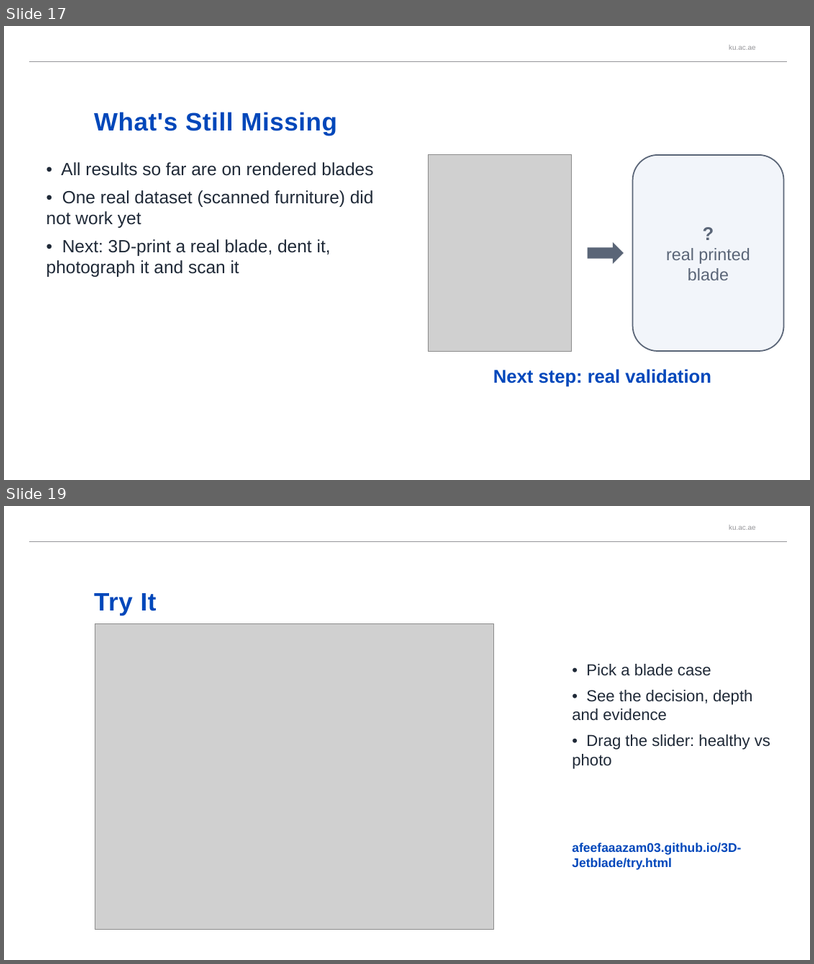
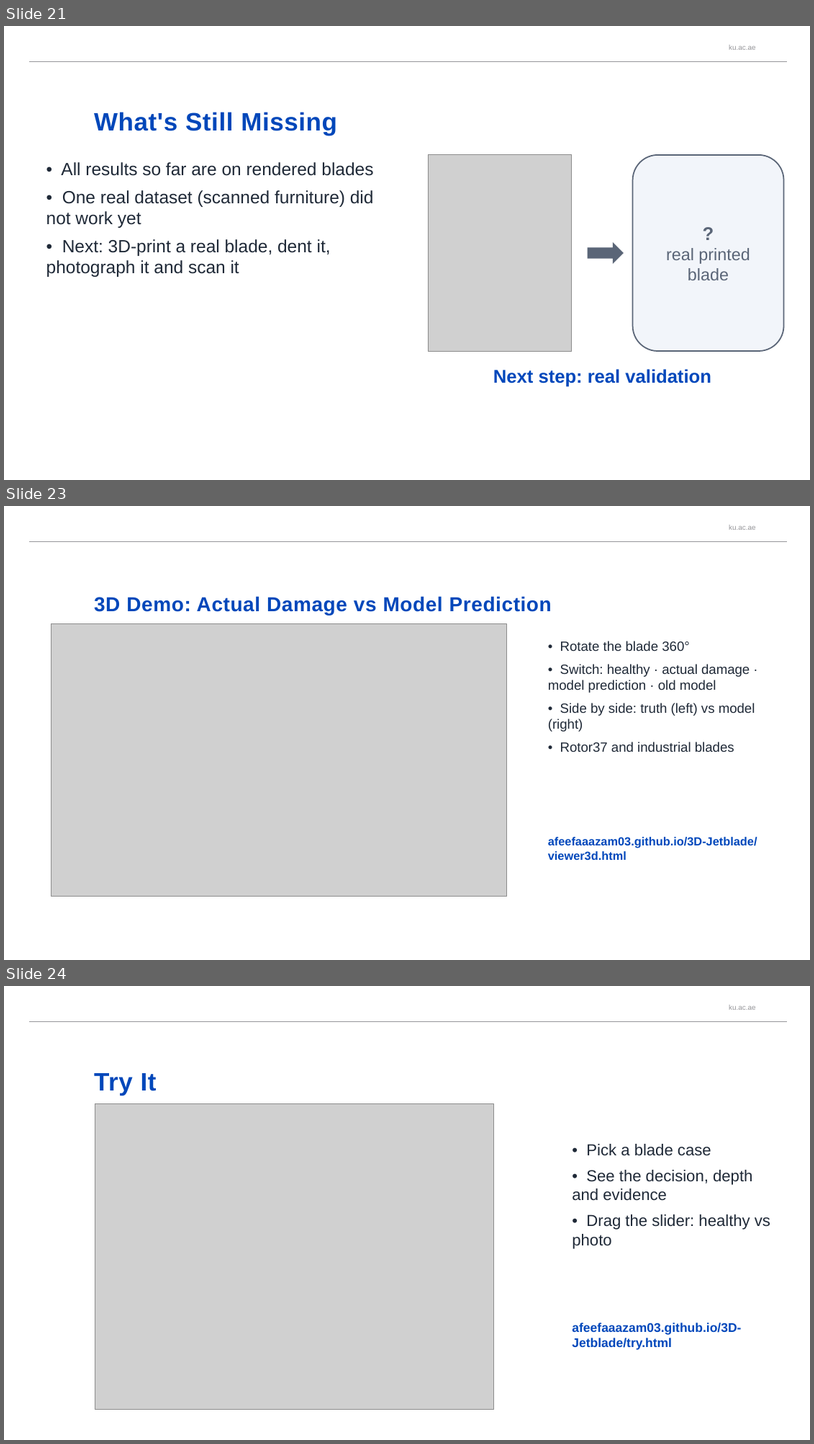
Before and after one commit to afeefaaazam03/3D-Jetblade, a slide deck: media/BladeDelta_presentation.pptx. Shown one above the other, each under a label of ours: slides 17 and 19 before the commit, slides 21, 23 and 24 after it; the slides between them are not shown. The pictures are 814x964 and 814x1444 pixels, drawn with LibreOffice and Linux fonts; fonts in the diff are those of the drawing; grey boxes stand for pictures; background and template pictures are left out. Boxes give left, top, right and bottom in pixels: in the first picture for what was removed or moved away, otherwise in the second. Text is boxed around its words. In the diff, an @@ line names an element or a change of style, - is before the commit and + after.

```diff
--- a/media/BladeDelta_presentation.pptx
+++ b/media/BladeDelta_presentation.pptx
@@ slide 23 added at [4, 506, 810, 960], background #FFFFFF; not listed: 2 template elements that a slide beside it also shows @@
@@ title added at [94, 596, 552, 615], 24 pt, text #0047BA, bold @@
+3D Demo: Actual Damage vs Model Prediction
@@ picture added at [52, 624, 507, 896] @@
@@ text added at [548, 641, 756, 752], 16 pt, text #1F2937 @@
+• Rotate the blade 360°
+• Switch: healthy · actual damage · model prediction · old model
+• Side by side: truth (left) vs model (right)
+• Rotor37 and industrial blades
@@ text added at [548, 836, 758, 860], 14 pt, text #0047BB, bold @@
+afeefaaazam03.github.io/3D-Jetblade/viewer3d.html
@@ what was slide 17 is now slide 21 @@
@@ what was slide 19 is now slide 24 @@
```
Also in this commit, not shown: 1 slide changed, 4 other slides added.
